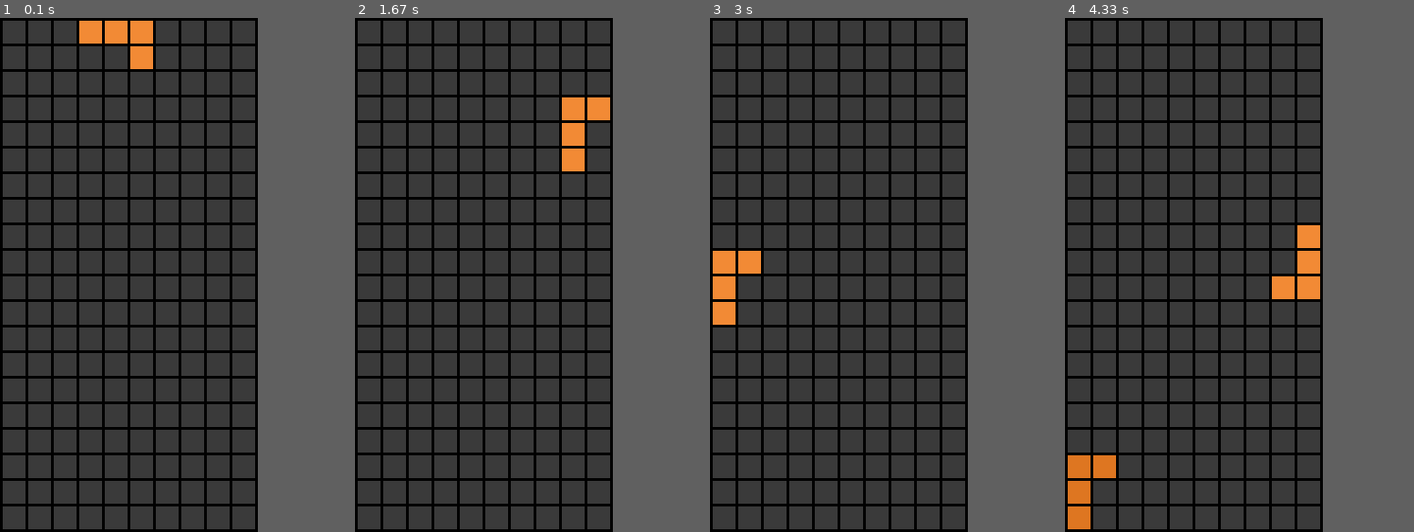
Above: before the commit, frames 1-4 (left to right).
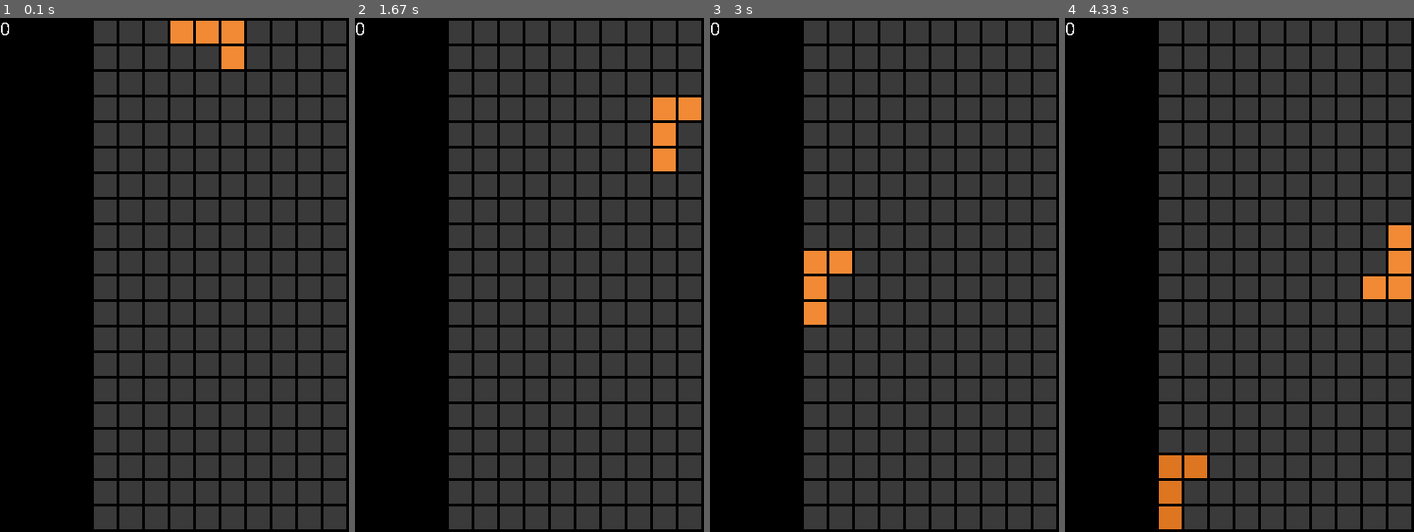
Above: after the commit, the same moments.

Repository: jameskabbes/Tetris
Game: pygame game, started from tetris.py
Same seed, same stepped clock (60 frames per second), same inputs: the game is played once before the commit and once after it.
Inputs:
- Up to frame 1 (0.1 s): no input
- Up to frame 2 (1.67 s): hold Right 0.33-0.8 s; hold Up 0.83-1.13 s; tap Space at 0.9, 1.23, 1.53 s; hold Right 1.17-1.63 s
- Up to frame 3 (3 s): hold Left 1.67-2.2 s; tap Space at 1.73, 2.03, 2.3, 2.63, 2.93 s; hold Down 2.23-2.53 s; tap Z at 2.38 s; hold Left 2.57-2.97 s
- Up to frame 4 (4.33 s): hold Right 3.4-4.03 s; tap Space at 3.47, 3.77, 4.13 s; tap Z at 3.55 s; hold Down from 4.07 s (still down)
In our replay, the window is 283x563 before the commit and 383x563 after it. These sizes can differ from the game's own. Grey fills any space a smaller window leaves; there, only what the larger window draws over its background counts as a difference.

The runs differ from the first frame. In frame 1, 38% of the frame differs, in the area x 0-100%, y 0-100%; in frame 2, 38%; in frame 3, 37%; in frame 4, 39%.

Commit message:
add a score indicator, use subsurface for rendering

Diff:
--- a/tetris.py
+++ b/tetris.py
@@ -26,7 +26,8 @@
 y_squares = 20 #10 sqaures along the y direction
 
 grid_lines_width = 3
-grid_size = ((grid_lines_width + x_squares * (square_pixel_length + grid_lines_width)), (grid_lines_width + y_squares * (square_pixel_length + grid_lines_width)))
+score_width = 100
+grid_size = ((grid_lines_width + x_squares * (square_pixel_length + grid_lines_width) + score_width), (grid_lines_width + y_squares * (square_pixel_length + grid_lines_width)))
 
 background_color = hard_black
 empty_square_color = dark_grey
@@ -51,6 +52,8 @@
     pygame.draw.rect(place, color, [x, y, l ,w])
 
 def update_grid(grid):
+    whole_screen.fill(background_color)
+    score_surface.blit(font.render(str(lines), False, off_white), [0,0])
 
     for i in range(x_squares):
         for j in range(y_squares):
@@ -58,7 +61,7 @@
             sq = grid[i][j]
             square_color = (sq[2], sq[3], sq[4])
 
-            rectangle(screen, square_color, (left_of_playing_field + i*square_pixel_length + (i+1)*grid_lines_width), (top_of_playing_field + j*square_pixel_length + (j+1)*grid_lines_width), square_pixel_length, square_pixel_length)
+            rectangle(grid_screen, square_color, (left_of_playing_field + i*square_pixel_length + (i+1)*grid_lines_width), (top_of_playing_field + j*square_pixel_length + (j+1)*grid_lines_width), square_pixel_length, square_pixel_length)
 
 def turn_square_color(grid, i, j, color):
     grid[i][j] = (grid[i][j][0], grid[i][j][1], color[0], color[1], color[2])
@@ -434,9 +437,18 @@
 #prepare
 
 pygame.init()
-screen = pygame.display.set_mode(grid_size)
+
+# Initialize system fonts to use for score counter
+pygame.font.init()
+font = pygame.font.SysFont("Helvetica", 20)
+
+whole_screen = pygame.display.set_mode(grid_size)
+grid_screen = whole_screen.subsurface((score_width, 0, grid_size[0] - score_width, grid_size[1]))
+score_surface = whole_screen.subsurface((0, 0, score_width, grid_size[1]))
+
 pygame.display.set_caption('Tetris')
-screen.fill(background_color)
+whole_screen.fill(background_color)
+
 grid = np.zeros((x_squares, y_squares, 5)) #3D numpy array
 empty_square = (False, False, empty_square_color[0], empty_square_color[1], empty_square_color[2])
 
